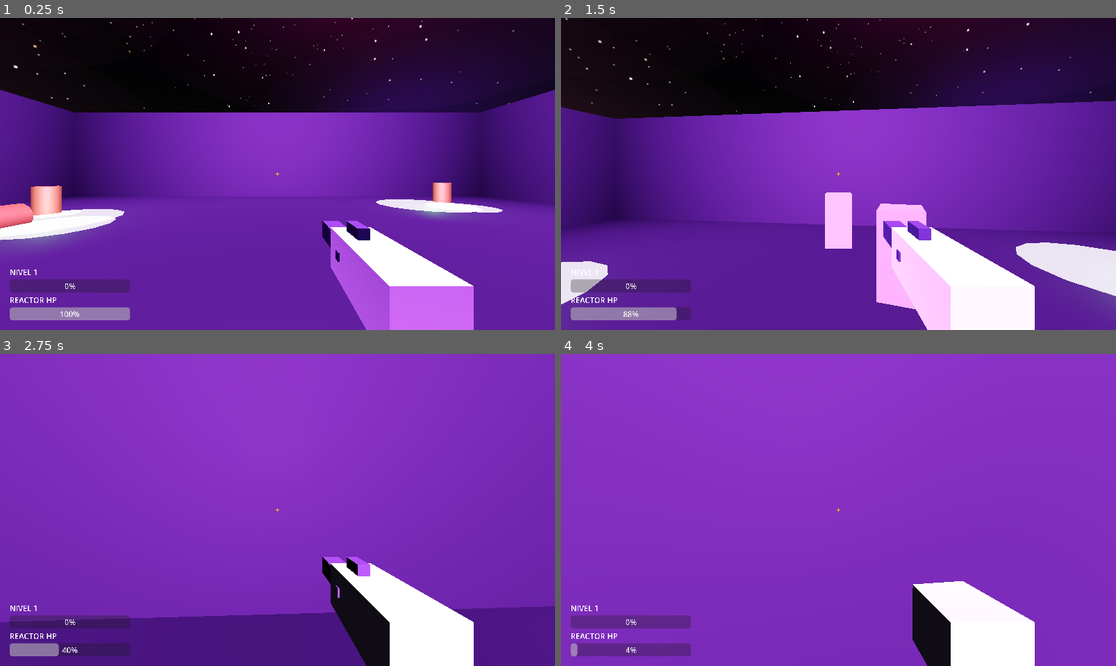
Above: before the commit, frames 1-4 (two rows, left to right).
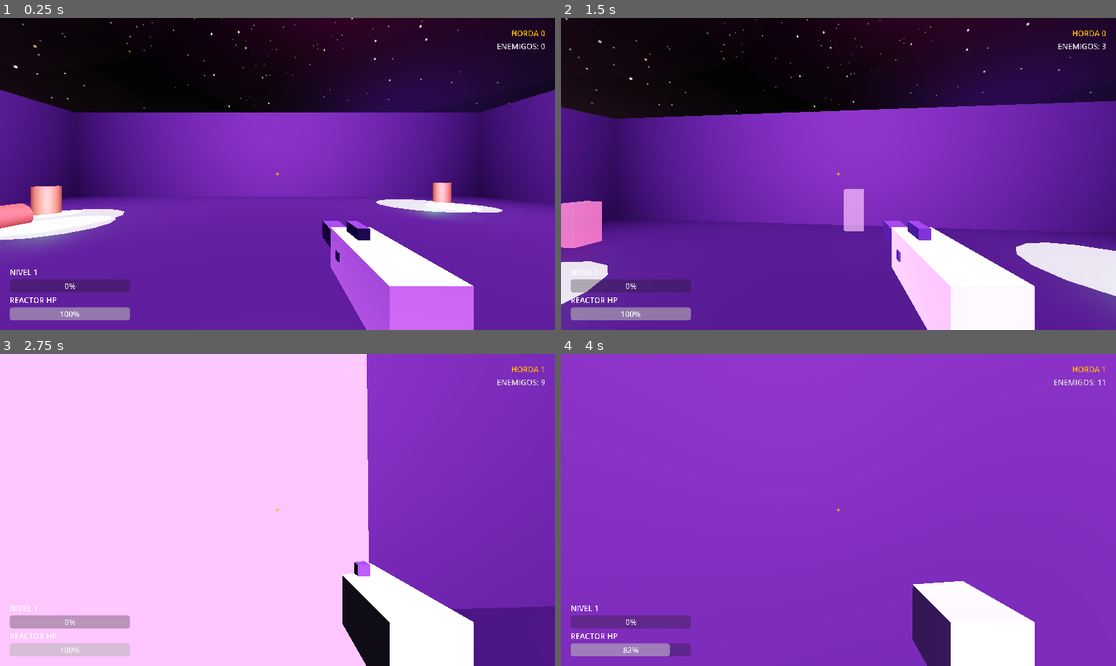
Above: after the commit, the same moments.

Repository: vTrxn/COREBREAKER
Game: Godot game, scene res://Mundo.tscn
The game is run twice, just before and just after one commit, with the same random seed, the same clock (stepped at 60 frames per second) and the same inputs. Sound files missing from this copy of the repository are replaced by a short silence.
Inputs (mouse positions are in pixels of both pictures, inside the frame that each line leads up to):
- Up to frame 1 (0.25 s): no input
- Up to frame 2 (1.5 s): tap Enter at 0.5 s; move the mouse to (866, 174) at 0.52 s; hold W (move_up) from 0.53 s (still down); tap 1 at 0.6 s; tap Space (saltar) at 0.77 s; tap 2 at 0.8, 1.35 s; move the mouse to (810, 174) at 1.27 s
- Up to frame 3 (2.75 s): keep holding W (move_up); tap Space (saltar) at 1.52 s; tap 1 at 1.55 s; move the mouse to (288, 503) at 2.02 s; tap Shift (dash) at 2.1 s; tap 2 at 2.3 s
- Up to frame 4 (4 s): keep holding W (move_up); move the mouse to (832, 516) at 2.77 s; tap Ctrl (deslizar) at 2.85 s; tap Space (saltar) at 3.02, 3.77 s; tap 1 at 3.05 s; move the mouse to (877, 513) at 3.52 s; press the mouse at (877, 513) at 3.53 s; tap 2 at 3.8 s

The runs differ from the first frame. In frame 1, 0.1% of the frame differs, in the area x 89-99%, y 4-11%; in frame 2, 3.9%; in frame 3, 65%, in the area x 0-99%, y 0-100%; in frame 4, 2.1%.

Commit message:
se agrego sistema de hordas y puntos de spawn

Diff:
--- a/BalaJugador.tscn
+++ b/BalaJugador.tscn
@@ -1,6 +1,6 @@
-[gd_scene load_steps=5 format=3]
+[gd_scene format=3 uid="uid://dlpo747vov40t"]
 
-[ext_resource type="Script" path="res://scripts/bala_jugador.gd" id="1_bala"]
+[ext_resource type="Script" uid="uid://ccvwnxn5548l1" path="res://scripts/bala_jugador.gd" id="1_bala"]
 
 [sub_resource type="BoxShape3D" id="BoxShape3D_1"]
 size = Vector3(0.25, 0.25, 0.25)
@@ -13,18 +13,19 @@
 material = SubResource("StandardMaterial3D_glow")
 size = Vector3(0.25, 0.25, 0.25)
 
-[node name="BalaJugador" type="Area3D"]
+[node name="BalaJugador" type="Area3D" unique_id=1161678325]
 collision_layer = 2
 collision_mask = 17
 script = ExtResource("1_bala")
 
-[node name="CollisionShape3D" type="CollisionShape3D" parent="."]
+[node name="CollisionShape3D" type="CollisionShape3D" parent="." unique_id=60363942]
 shape = SubResource("BoxShape3D_1")
 
-[node name="MeshCubo" type="MeshInstance3D" parent="."]
+[node name="MeshCubo" type="MeshInstance3D" parent="." unique_id=1494069744]
+transform = Transform3D(0.6, 0, 0, 0, 0.6, 0, 0, 0, 0.6, 0, 0, 0)
 mesh = SubResource("BoxMesh_cubo")
 
-[node name="LuzBala" type="OmniLight3D" parent="."]
+[node name="LuzBala" type="OmniLight3D" parent="." unique_id=313831966]
 light_color = Color(1, 0.717647, 0.0117647, 1)
 light_energy = 2.0
 omni_range = 3.0
--- a/HUD.tscn
+++ b/HUD.tscn
@@ -59,3 +59,20 @@
 layout_mode = 2
 theme_override_colors/font_color = Color(1, 0.2, 0.2, 1)
 text = "ALERTA: SANGRADO TERMICO"
+
+[node name="VBoxHorda" type="VBoxContainer" parent="MarginContainer"]
+layout_mode = 2
+size_flags_horizontal = 8
+size_flags_vertical = 0
+
+[node name="LabelHorda" type="Label" parent="MarginContainer/VBoxHorda"]
+layout_mode = 2
+theme_override_colors/font_color = Color(1, 0.717647, 0.0117647, 1)
+text = "HORDA 1"
+horizontal_alignment = 2
+
+[node name="LabelRestantes" type="Label" parent="MarginContainer/VBoxHorda"]
+layout_mode = 2
+theme_override_colors/font_color = Color(0.85, 0.85, 0.85, 1)
+text = "ENEMIGOS: 0"
+horizontal_alignment = 2
--- a/Mundo.tscn
+++ b/Mundo.tscn
@@ -298,3 +298,23 @@
 [node name="MusicaNivel" type="AudioStreamPlayer" parent="." unique_id=2135950184]
 stream = ExtResource("9_mus")
 autoplay = true
+
+[node name="PuntosSpawn" type="Node3D" parent="." unique_id=128919201]
+
+[node name="Punto1" type="Marker3D" parent="PuntosSpawn" unique_id=128919202]
+transform = Transform3D(1, 0, 0, 0, 1, 0, 0, 0, 1, -10.5, 0.5, -10.5)
+
+[node name="Punto2" type="Marker3D" parent="PuntosSpawn" unique_id=128919203]
+transform = Transform3D(1, 0, 0, 0, 1, 0, 0, 0, 1, 0, 0.5, -12)
+
+[node name="Punto3" type="Marker3D" parent="PuntosSpawn" unique_id=128919204]
+transform = Transform3D(1, 0, 0, 0, 1, 0, 0, 0, 1, 10.5, 0.5, -10.5)
+
+[node name="Punto4" type="Marker3D" parent="PuntosSpawn" unique_id=128919205]
+transform = Transform3D(1, 0, 0, 0, 1, 0, 0, 0, 1, 10.5, 0.5, 10.5)
+
+[node name="Punto5" type="Marker3D" parent="PuntosSpawn" unique_id=128919206]
+transform = Transform3D(1, 0, 0, 0, 1, 0, 0, 0, 1, 0, 0.5, 12)
+
+[node name="Punto6" type="Marker3D" parent="PuntosSpawn" unique_id=128919207]
+transform = Transform3D(1, 0, 0, 0, 1, 0, 0, 0, 1, -10.5, 0.5, 10.5)
--- a/scripts/hud.gd
+++ b/scripts/hud.gd
@@ -4,6 +4,8 @@
 @onready var sangrado_aviso: Label = $MarginContainer/VBoxContainer/LabelSangrado
 @onready var label_nivel: Label = $MarginContainer/VBoxContainer/LabelNivel
 @onready var barra_xp: ProgressBar = $MarginContainer/VBoxContainer/BarraXP
+@onready var label_horda: Label = find_child("LabelHorda") as Label
+@onready var label_restantes: Label = find_child("LabelRestantes") as Label
 func _ready() -> void:
 	var p := get_tree().get_first_node_in_group("jugador") as Jugador
 	if p:
@@ -25,3 +27,8 @@
 	if barra_xp:
 		barra_xp.max_value = max_v
 		barra_xp.value = act
+func actualizar_horda(num: int, restantes: int) -> void:
+	if label_horda:
+		label_horda.text = "HORDA %d" % num
+	if label_restantes:
+		label_restantes.text = "ENEMIGOS: %d" % restantes
--- a/scripts/mundo.gd
+++ b/scripts/mundo.gd
@@ -4,6 +4,21 @@
 @export var spawner_torreta: PackedScene
 @onready var p: Jugador = $Jugador
 @onready var mus: AudioStreamPlayer = $MusicaNivel
+@onready var hud: HUD = $HUD
+var puntos_spawn: Array[Vector3] = [
+	Vector3(-10.5, 0.5, -10.5),
+	Vector3(0.0, 0.5, -12.0),
+	Vector3(10.5, 0.5, -10.5),
+	Vector3(10.5, 0.5, 10.5),
+	Vector3(0.0, 0.5, 12.0),
+	Vector3(-10.5, 0.5, 10.5)
+]
+var horda_num: int = 0
+var enemigos_por_spawnear: int = 0
+var timer_spawn: float = 1.0
+var timer_entre_hordas: float = 2.5
+var en_pausa: bool = true
+var idx_spawn: int = 0
 func _ready() -> void:
 	if mus:
 		if mus.stream is AudioStreamMP3:
@@ -11,18 +26,65 @@
 		mus.volume_db = -30.0
 		var tw := create_tween()
 		tw.tween_property(mus, "volume_db", 0.0, 2.5)
+	if has_node("PuntosSpawn"):
+		var n := get_node("PuntosSpawn")
+		if n.get_child_count() > 0:
+			puntos_spawn.clear()
+			for c in n.get_children():
+				if c is Node3D:
+					puntos_spawn.append(c.global_position)
+func _process(delta: float) -> void:
+	var vivos := _contar_enemigos_vivos()
+	if en_pausa:
+		timer_entre_hordas -= delta
+		if timer_entre_hordas <= 0.0:
+			_iniciar_horda()
+	else:
+		if enemigos_por_spawnear > 0:
+			timer_spawn -= delta
+			if timer_spawn <= 0.0:
+				timer_spawn = randf_range(2.0, 3.0)
+				_spawnear_tanda()
+		elif vivos == 0:
+			en_pausa = true
+			timer_entre_hordas = 3.5
+	if hud and hud.has_method("actualizar_horda"):
+		hud.actualizar_horda(horda_num, vivos + enemigos_por_spawnear)
+func _iniciar_horda() -> void:
+	horda_num += 1
+	en_pausa = false
+	enemigos_por_spawnear = 2 + horda_num * 2
+	timer_spawn = 0.5
+func _spawnear_tanda() -> void:
+	var cantidad := mini(randi_range(1, 2), enemigos_por_spawnear)
+	for i in range(cantidad):
+		var escena := spawner_scrapper
+		if horda_num >= 2 and randf() > 0.6:
+			escena = spawner_torreta
+		var pt := _obtener_punto_spawn()
+		_instanciar_enemigo(escena, pt)
+		enemigos_por_spawnear -= 1
+func _obtener_punto_spawn() -> Vector3:
+	if puntos_spawn.is_empty():
+		return Vector3(0.0, 0.5, -6.0)
+	var pt := puntos_spawn[idx_spawn % puntos_spawn.size()]
+	idx_spawn += 1
+	return pt
+func _instanciar_enemigo(escena: PackedScene, pos: Vector3) -> void:
+	if not escena:
+		return
+	var bot := escena.instantiate() as Node3D
+	bot.global_position = pos
+	add_child(bot)
+func _contar_enemigos_vivos() -> int:
+	var c := 0
+	for e in get_tree().get_nodes_in_group("enemigos"):
+		if is_instance_valid(e) and not e.is_queued_for_deletion():
+			c += 1
+	return c
 func _unhandled_input(event: InputEvent) -> void:
 	if event is InputEventKey and event.pressed and not event.echo:
 		if event.keycode == KEY_1:
-			_spawn(spawner_scrapper, 5.0, 0.5)
+			_instanciar_enemigo(spawner_scrapper, _obtener_punto_spawn())
 		elif event.keycode == KEY_2:
-			_spawn(spawner_torreta, 7.0, 0.5)
-func _spawn(escena: PackedScene, dist: float, y_pos: float) -> void:
-	if not escena or not p:
-		return
-	var bot := escena.instantiate() as Node3D
-	var fwd := -p.transform.basis.z.normalized()
-	var pos := p.global_position + fwd * dist
-	pos.y = y_pos
-	bot.global_position = pos
-	add_child(bot)
+			_instanciar_enemigo(spawner_torreta, _obtener_punto_spawn())
--- a/scripts/scrapper.gd
+++ b/scripts/scrapper.gd
@@ -6,17 +6,54 @@
 @export var cd_ataque: float = 1.2
 @export var rango_ataque: float = 1.5
 @onready var audio_hit: AudioStreamPlayer3D = $AudioHit
+@onready var mesh: MeshInstance3D = $MeshInstance3D
 var player: CharacterBody3D = null
 var timer_ataque: float = 0.0
 var grav: float = 14.0
+var activo: bool = false
 func _ready() -> void:
 	add_to_group("enemigos")
 	collision_layer = 16
 	collision_mask = 1 | 8
 	player = get_tree().get_first_node_in_group("jugador") as CharacterBody3D
+	_iniciar_spawn()
+func _iniciar_spawn() -> void:
+	activo = false
+	if mesh:
+		var mat := mesh.get_surface_override_material(0)
+		if mat is StandardMaterial3D:
+			mat = (mat as StandardMaterial3D).duplicate()
+			mat.transparency = BaseMaterial3D.TRANSPARENCY_ALPHA
+			mat.albedo_color.a = 0.0
+			mesh.set_surface_override_material(0, mat)
+		mesh.scale = Vector3(0.05, 0.05, 0.05)
+		var luz := OmniLight3D.new()
+		luz.position = Vector3(0.0, 0.8, 0.0)
+		luz.light_color = Color(1.0, 0.35, 0.15, 1.0)
+		luz.light_energy = 2.5
+		luz.omni_range = 3.5
+		add_child(luz)
+		var tw := create_tween().set_parallel(true)
+		tw.tween_property(mesh, "scale", Vector3.ONE, 1.0).set_trans(Tween.TRANS_CUBIC).set_ease(Tween.EASE_OUT)
+		if mat is StandardMaterial3D:
+			tw.tween_property(mat, "albedo_color:a", 1.0, 1.0)
+		tw.tween_property(luz, "light_energy", 0.0, 1.0)
+		tw.chain().tween_callback(func():
+			activo = true
+			if mat is StandardMaterial3D:
+				mat.transparency = BaseMaterial3D.TRANSPARENCY_DISABLED
+			luz.queue_free()
+		)
+	else:
+		activo = true
 func _physics_process(delta: float) -> void:
 	if not is_on_floor():
 		velocity.y -= grav * delta
+	if not activo:
+		velocity.x = 0.0
+		velocity.z = 0.0
+		move_and_slide()
+		return
 	if not player:
 		player = get_tree().get_first_node_in_group("jugador") as CharacterBody3D
 	if player:
--- a/scripts/torreta.gd
+++ b/scripts/torreta.gd
@@ -4,14 +4,48 @@
 @export var bala_scene: PackedScene
 @export var cd_disparo: float = 2.0
 @onready var audio_hit: AudioStreamPlayer3D = $AudioHit
+@onready var mesh: MeshInstance3D = $MeshInstance3D
 var p: CharacterBody3D = null
 var timer_disparo: float = 1.0
+var activo: bool = false
 func _ready() -> void:
 	add_to_group("enemigos")
 	collision_layer = 16
 	collision_mask = 1 | 8
 	p = get_tree().get_first_node_in_group("jugador") as CharacterBody3D
+	_iniciar_spawn()
+func _iniciar_spawn() -> void:
+	activo = false
+	if mesh:
+		var mat := mesh.get_surface_override_material(0)
+		if mat is StandardMaterial3D:
+			mat = (mat as StandardMaterial3D).duplicate()
+			mat.transparency = BaseMaterial3D.TRANSPARENCY_ALPHA
+			mat.albedo_color.a = 0.0
+			mesh.set_surface_override_material(0, mat)
+		mesh.scale = Vector3(0.05, 0.05, 0.05)
+		var luz := OmniLight3D.new()
+		luz.position = Vector3(0.0, 0.8, 0.0)
+		luz.light_color = Color(0.62, 0.31, 0.87, 1.0)
+		luz.light_energy = 2.5
+		luz.omni_range = 3.5
+		add_child(luz)
+		var tw := create_tween().set_parallel(true)
+		tw.tween_property(mesh, "scale", Vector3.ONE, 1.0).set_trans(Tween.TRANS_CUBIC).set_ease(Tween.EASE_OUT)
+		if mat is StandardMaterial3D:
+			tw.tween_property(mat, "albedo_color:a", 1.0, 1.0)
+		tw.tween_property(luz, "light_energy", 0.0, 1.0)
+		tw.chain().tween_callback(func():
+			activo = true
+			if mat is StandardMaterial3D:
+				mat.transparency = BaseMaterial3D.TRANSPARENCY_DISABLED
+			luz.queue_free()
+		)
+	else:
+		activo = true
 func _physics_process(delta: float) -> void:
+	if not activo:
+		return
 	if not p:
 		p = get_tree().get_first_node_in_group("jugador") as CharacterBody3D
 		return
